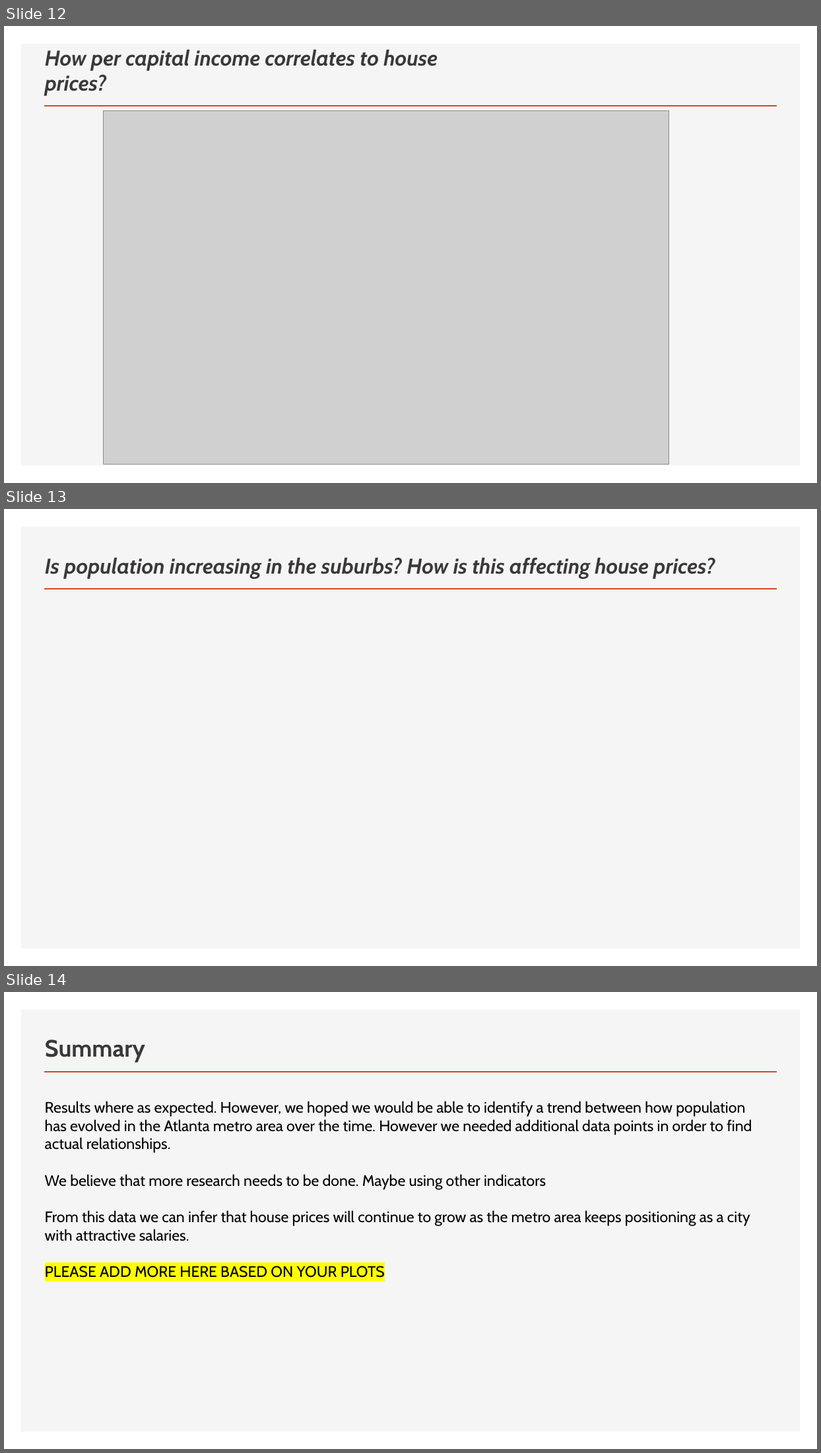
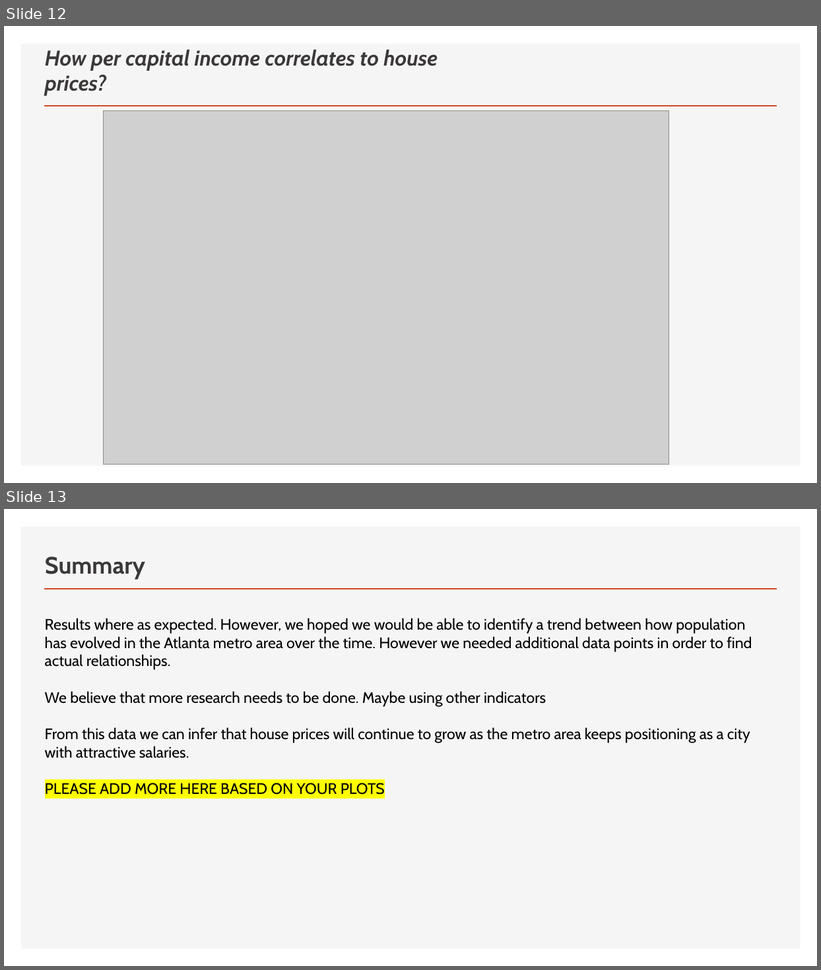
Before and after one commit to Caizpur314/Project1KJC, a slide deck: Presentation - Project 1.pptx. Shown one above the other, each under a label of ours: slides 12, 13 and 14 before the commit, slides 12 and 13 after it. The pictures are 821x1453 and 821x970 pixels, drawn with LibreOffice and Linux fonts; fonts in the diff are those of the drawing; grey boxes stand for pictures. Boxes give left, top, right and bottom in pixels: in the first picture for what was removed or moved away, otherwise in the second. Text is boxed around its words. In the diff, an @@ line names an element or a change of style, - is before the commit and + after.

```diff
--- a/Presentation - Project 1.pptx
+++ b/Presentation - Project 1.pptx
@@ slide 13 removed at (x1=4, y1=509, x2=817, y2=966), background #FFFFFF; not listed: 2 template elements that a slide beside it also shows @@
@@ title removed at (x1=45, y1=557, x2=715, y2=579) @@
-Is population increasing in the suburbs? How is this affecting house prices?
@@ what was slide 14 is now slide 13 @@
```
Also in this commit, not shown: 1 slide changed.
